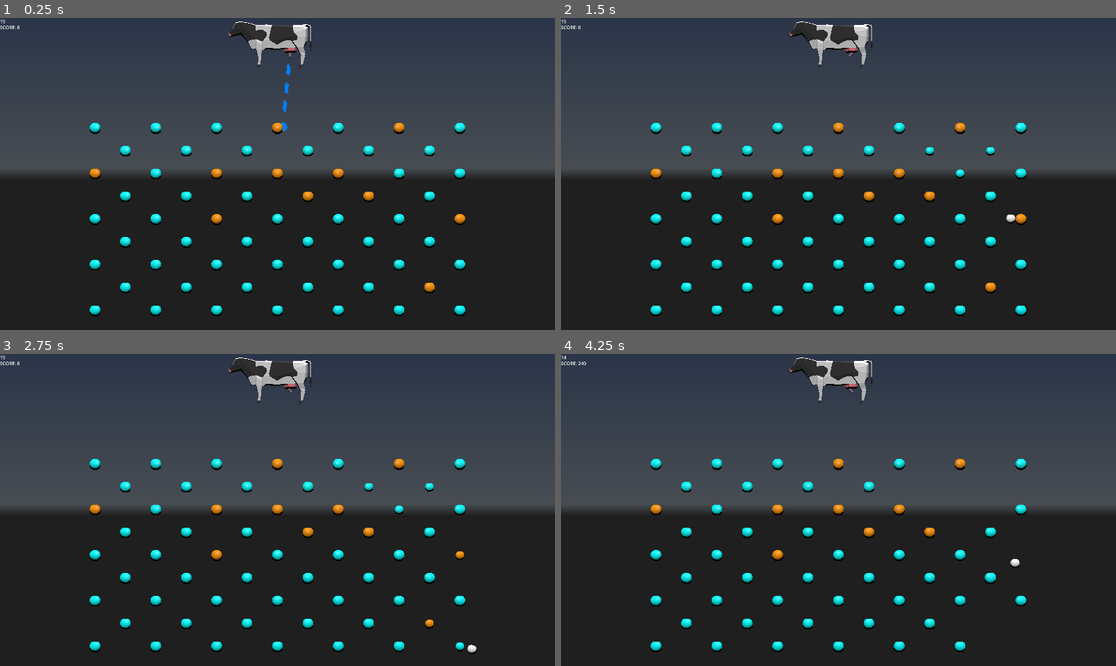
Above: before the commit, frames 1-4 (two rows, left to right).
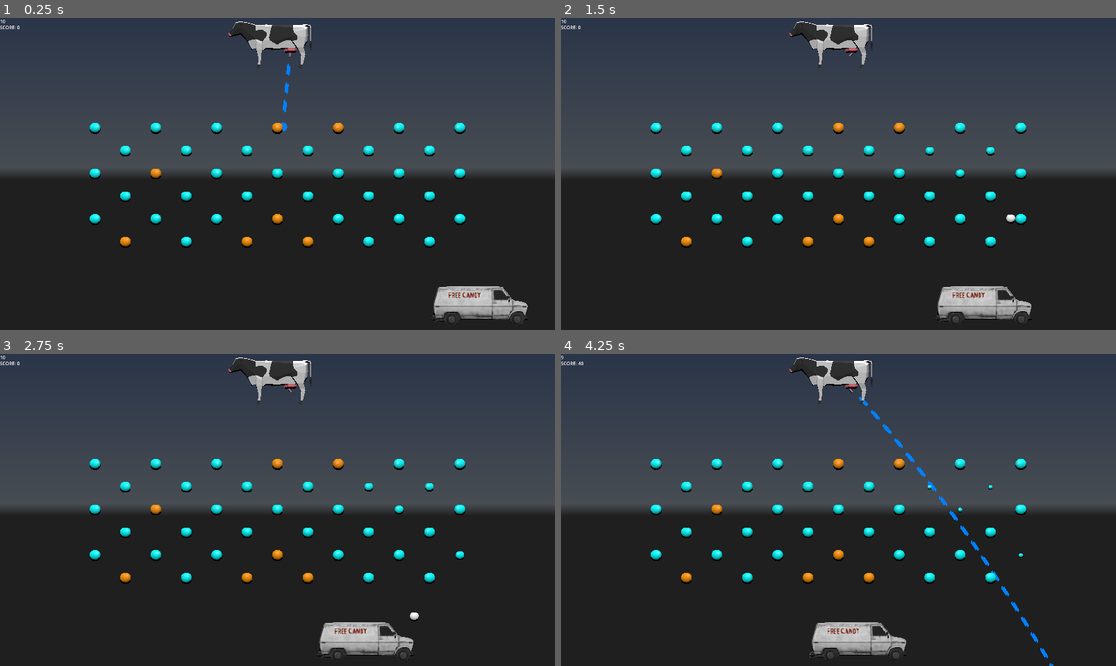
Above: after the commit, the same moments.

Repository: Temia116/Milke-2--Into-the-third-dimension
Game: Godot game, scene res://scenes/node_3d.tscn
The game is run twice, just before and just after one commit, with the same random seed, the same clock (stepped at 60 frames per second) and the same inputs. A sky picture missing from this copy of the repository is replaced by a grey-blue gradient. Video files are missing from this copy of the repository; at most half a second of black plays in their place.
Inputs (mouse positions are in pixels of both pictures, inside the frame that each line leads up to):
- Up to frame 1 (0.25 s): no input
- Up to frame 2 (1.5 s): move the mouse to (960, 158) at 0.52 s; click (960, 158) at 0.67 s; move the mouse to (727, 189) at 1.27 s; click (727, 189) at 1.42 s
- Up to frame 3 (2.75 s): move the mouse to (333, 441) at 2.02 s; click (333, 441) at 2.17 s
- Up to frame 4 (4.25 s): move the mouse to (810, 572) at 2.77 s; click (810, 572) at 2.92 s; move the mouse to (1005, 556) at 3.52 s; click (1005, 556) at 3.67 s

The runs differ from the first frame. In frame 1, 3.3% of the frame differs, in the area x 0-96%, y 0-99%; in frame 2, 3.2%; in frame 3, 3.2%; in frame 4, 3.5%, in the area x 0-89%, y 0-100%.

Commit message:
Update files

Diff:
--- a/GameManager.gd
+++ b/GameManager.gd
@@ -16,7 +16,7 @@
 var multiplier: int = 1
 
 # --- Balls ---
-var balls_remaining: int = 15
+var balls_remaining: int = 10
 
 # --- Pegs ---
 var total_orange_pegs: int = 0
@@ -46,6 +46,14 @@
 			add_score(25)
 			# green special ability hook - add later
 
+func on_ball_caught():
+	balls_remaining += 1
+	balls_changed.emit(balls_remaining)
+	score += 2000
+	score_changed.emit(score)
+	print("Free ball awarded! Balls remaining: ", balls_remaining)
+
+
 func on_ball_launched():
 	current_state = State.BALL_IN_PLAY
 
--- a/PegSpawner.gd
+++ b/PegSpawner.gd
@@ -16,15 +16,9 @@
 	[-10, -1.5, "blue"], [-6, -1.5, "blue"], [-2, -1.5, "blue"], [2, -1.5, "blue"], [6, -1.5, "blue"], [10, -1.5, "blue"],
 	# Row 5
 	[-12, -3, "blue"], [-8, -3, "blue"], [-4, -3, "blue"], [0, -3, "blue"], [4, -3, "blue"], [8, -3, "blue"], [12, -3, "blue"],
-	# Row 6
-	[-10, -4.5, "blue"], [-6, -4.5, "blue"], [-2, -4.5, "blue"], [2, -4.5, "blue"], [6, -4.5, "blue"], [10, -4.5, "blue"],
-	# Row 7
-	[-12, -6, "blue"], [-8, -6, "blue"], [-4, -6, "blue"], [0, -6, "blue"], [4, -6, "blue"], [8, -6, "blue"], [12, -6, "blue"],
-	# Row 8
-	[-10, -7.5, "blue"], [-6, -7.5, "blue"], [-2, -7.5, "blue"], [2, -7.5, "blue"], [6, -7.5, "blue"], [10, -7.5, "blue"],
-	# Row 9
-	[-12, -9, "blue"], [-8, -9, "blue"], [-4, -9, "blue"], [0, -9, "blue"], [4, -9, "blue"], [8, -9, "blue"], [12, -9, "blue"],
-]
+	#Row 6
+	[-10, -4.5, "blue"], [-6, -4.5, "blue"], [-2, -4.5, "blue"], [2, -4.5, "blue"], [6, -4.5, "blue"], [10, -4.5, "blue"]
+	]
 func _ready():
 	spawn_level(level_1)
 
--- a/Van.tscn
+++ b/Van.tscn
@@ -1,24 +1,26 @@
 [gd_scene format=3 uid="uid://bmdp3u4otsxe"]
 
+[ext_resource type="Script" uid="uid://b51y7k5war5he" path="res://van.gd" id="1_8x73d"]
 [ext_resource type="PackedScene" uid="uid://cb26eyw8l6u1" path="res://Assets/van_1.glb" id="1_jo2y7"]
 
 [sub_resource type="BoxShape3D" id="BoxShape3D_8x73d"]
-size = Vector3(2.7667236, 2.6766663, 6.3337708)
+size = Vector3(2.7667236, 2.6766663, 6.2728424)
 
 [sub_resource type="BoxShape3D" id="BoxShape3D_ovdim"]
 size = Vector3(1, 0.7058716, 1.0124397)
 
 [node name="StaticBody3D" type="StaticBody3D" unique_id=1202237873]
+script = ExtResource("1_8x73d")
 
 [node name="van_1" parent="." unique_id=698046228 instance=ExtResource("1_jo2y7")]
 
 [node name="CollisionShape3D" type="CollisionShape3D" parent="." unique_id=419834307]
-transform = Transform3D(1, 0, 0, 0, 1, 0, 0, 0, 1, 0.012268066, 1.3246071, -0.053085327)
+transform = Transform3D(1, 0, 0, 0, 1, 0, 0, 0, 1, 0.012268066, 1.3246071, -0.0835495)
 shape = SubResource("BoxShape3D_8x73d")
 
-[node name="Area3D" type="Area3D" parent="." unique_id=1405261556]
-transform = Transform3D(1, 0, 0, 0, 1, 0, 0, 0, 1, 0, 2.8774858, 0)
+[node name="CatchZone" type="Area3D" parent="." unique_id=1405261556]
+transform = Transform3D(0.99978, -0.020494273, 0.0044673057, 0.020645948, 0.9990995, -0.037067406, -0.0037036361, 0.03715148, 0.99930274, 0, 2.8774858, 0)
 
-[node name="CollisionShape3D" type="CollisionShape3D" parent="Area3D" unique_id=1416786782]
+[node name="CollisionShape3D" type="CollisionShape3D" parent="CatchZone" unique_id=1416786782]
 transform = Transform3D(1, 0, 0, 0, 1, 0, 0, 0, 1, 0, -0.14706421, -0.5155661)
 shape = SubResource("BoxShape3D_ovdim")
--- a/scenes/node_3d.tscn
+++ b/scenes/node_3d.tscn
@@ -12,6 +12,7 @@
 [ext_resource type="PackedScene" uid="uid://bieqhn7vyuxbu" path="res://GameOver.tscn" id="8_cptob"]
 [ext_resource type="Texture2D" uid="uid://b20unte2bx2tx" path="res://Assets/suburban_soccer_park_4k.exr" id="9_q712h"]
 [ext_resource type="PackedScene" uid="uid://dbhev6405q52o" path="res://WinScreen.tscn" id="10_q712h"]
+[ext_resource type="PackedScene" uid="uid://bmdp3u4otsxe" path="res://Van.tscn" id="13_umdqk"]
 
 [sub_resource type="StandardMaterial3D" id="StandardMaterial3D_1enmr"]
 shading_mode = 0
@@ -59,3 +60,9 @@
 [node name="udder" parent="." unique_id=1978757297 instance=ExtResource("4_1enmr")]
 transform = Transform3D(-8.742278e-09, 0, -0.2, 0, 0.2, 0, 0.2, 0, -8.742278e-09, 0.8248158, 7.849654, -3.5527137e-15)
 script = ExtResource("5_aj7ea")
+
+[node name="StaticBody3D" parent="." unique_id=1202237873 instance=ExtResource("13_umdqk")]
+transform = Transform3D(-4.371139e-08, 0, 1, 0, 1, 0, -1, 0, -4.371139e-08, 14, -10, 0)
+speed = null
+left_limit = null
+right_limit = null
--- /dev/null
+++ b/van.gd
@@ -0,0 +1,29 @@
+extends StaticBody3D
+
+@export var speed: float = 3.0
+@export var left_limit: float = -12.0
+@export var right_limit: float = 12.0
+
+var direction: float = 1.0
+
+func _ready():
+	$CatchZone.body_entered.connect(_on_catch_zone_body_entered)
+
+func _process(delta):
+	position.x += speed * direction * delta
+	if position.x >= right_limit:
+		direction = -1.0
+	elif position.x <= left_limit:
+		direction = 1.0
+
+func _on_catch_zone_body_entered(body):
+	if body is RigidBody3D and not body.exited:
+		body.exited = true
+		# Clear hit pegs same as normal ball exit
+		for peg in body.hit_pegs:
+			if is_instance_valid(peg):
+				peg.on_ball_exited()
+		GameManager.on_ball_caught()
+		await get_tree().create_timer(0.5).timeout
+		if is_instance_valid(body):
+			body.queue_free()
Not shown, added: van.gd.uid
